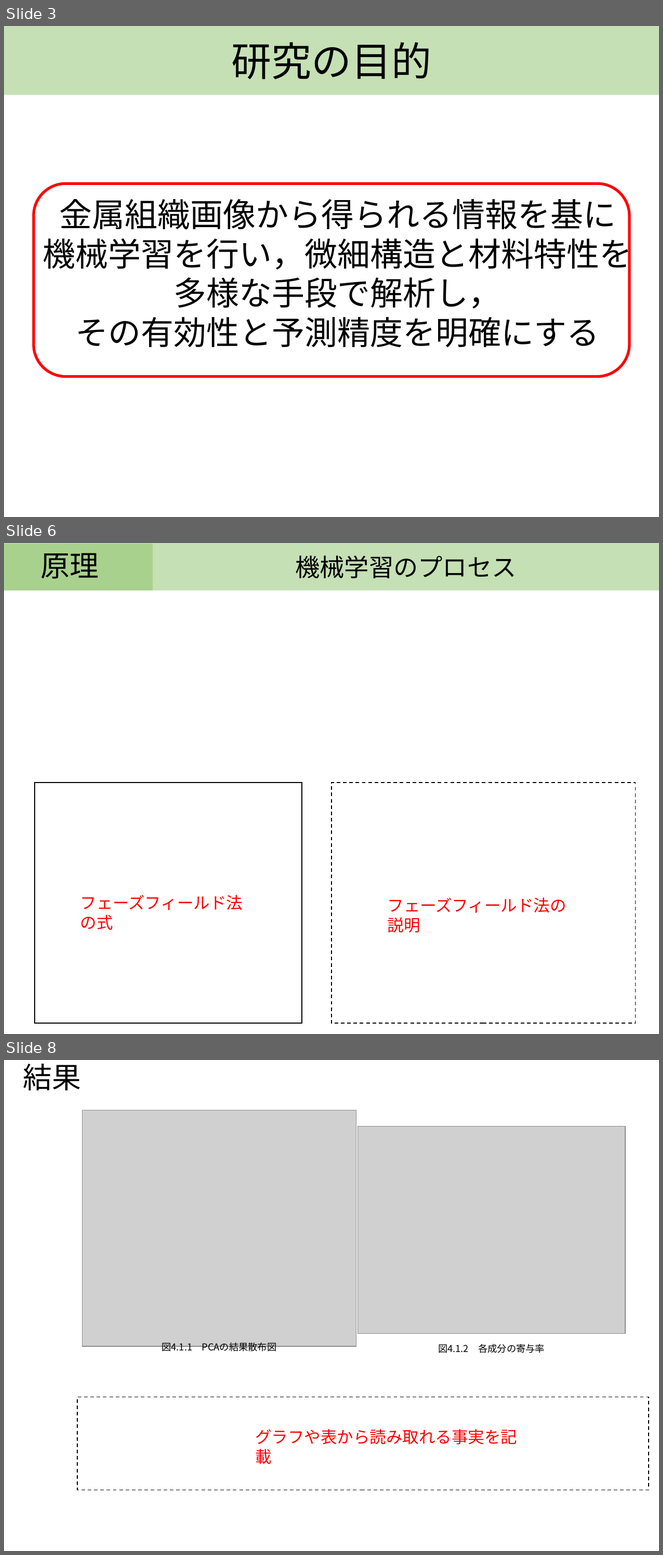
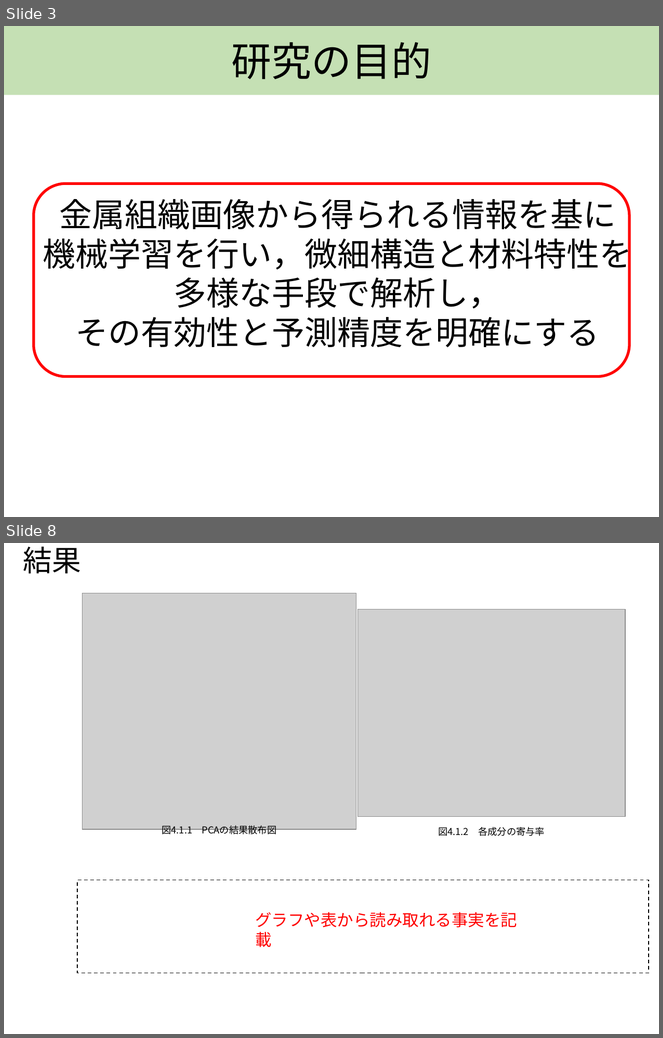
Before and after one commit to AT2032/Tokyo-University-of-Science, a slide deck: 学部3年/前期/学生実験/B1/プレゼン資料.pptx. Shown one above the other, each under a label of ours: slides 3, 6 and 8 before the commit, slides 3 and 8 after it; the slides between them are not shown. The pictures are 663x1555 and 663x1038 pixels, drawn with LibreOffice and Linux fonts; fonts in the diff are those of the drawing; grey boxes stand for pictures. Boxes give left, top, right and bottom in pixels: in the first picture for what was removed or moved away, otherwise in the second. Text is boxed around its words. In the diff, an @@ line names an element or a change of style, - is before the commit and + after.

```diff
--- a/学部3年/前期/学生実験/B1/プレゼン資料.pptx
+++ b/学部3年/前期/学生実験/B1/プレゼン資料.pptx
@@ slide 6 removed at <box>4,543,659,1034</box>, background #FFFFFF @@
@@ rectangle removed at <box>4,543,153,590</box> @@
@@ text removed at <box>40,553,99,579</box> @@
-原理
@@ rectangle removed at <box>153,543,659,590</box> @@
-機械学習のプロセス
@@ rectangle removed at <box>35,783,302,1024</box> @@
@@ rectangle removed at <box>332,783,636,1024</box> @@
@@ text removed at <box>80,895,243,930</box> @@
-フェーズフィールド法の式
@@ text removed at <box>388,898,567,933</box> @@
-フェーズフィールド法の説明
```
Also in this commit, not shown: 3 slides changed, 1 slide added, 1 other file.
